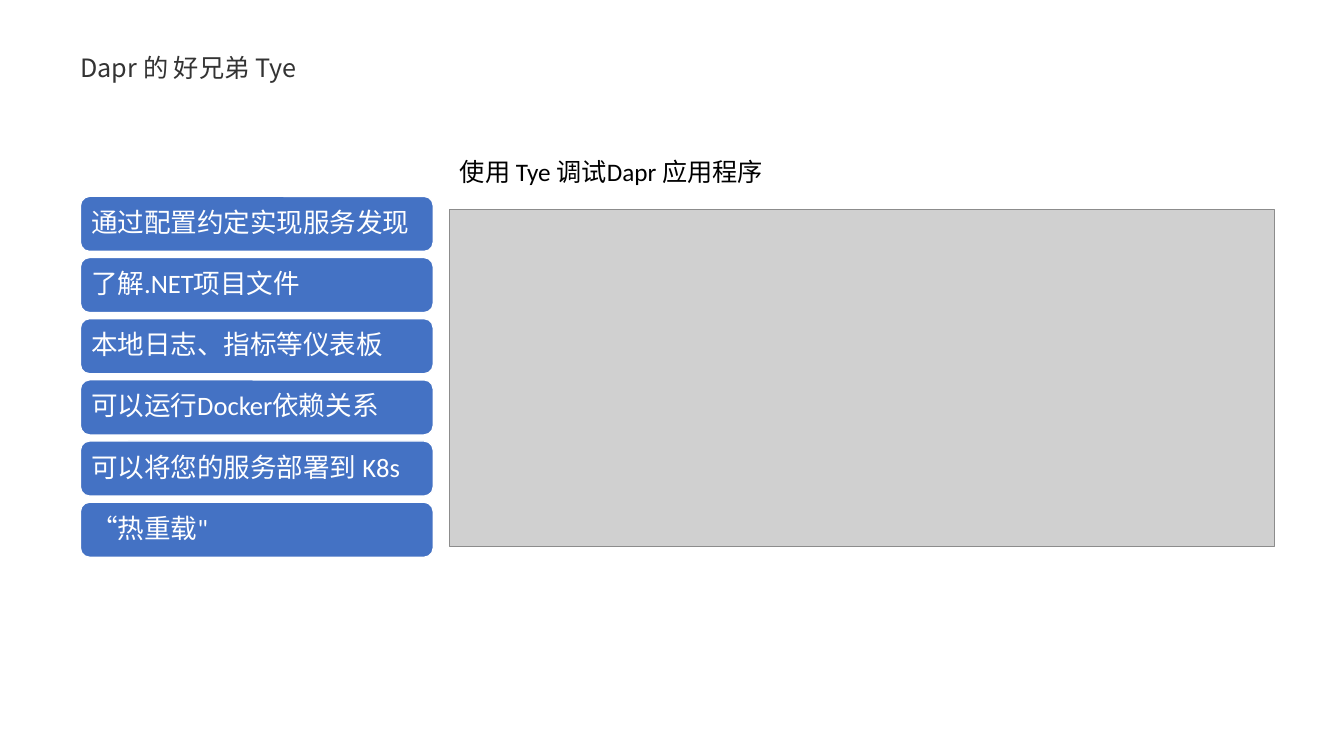
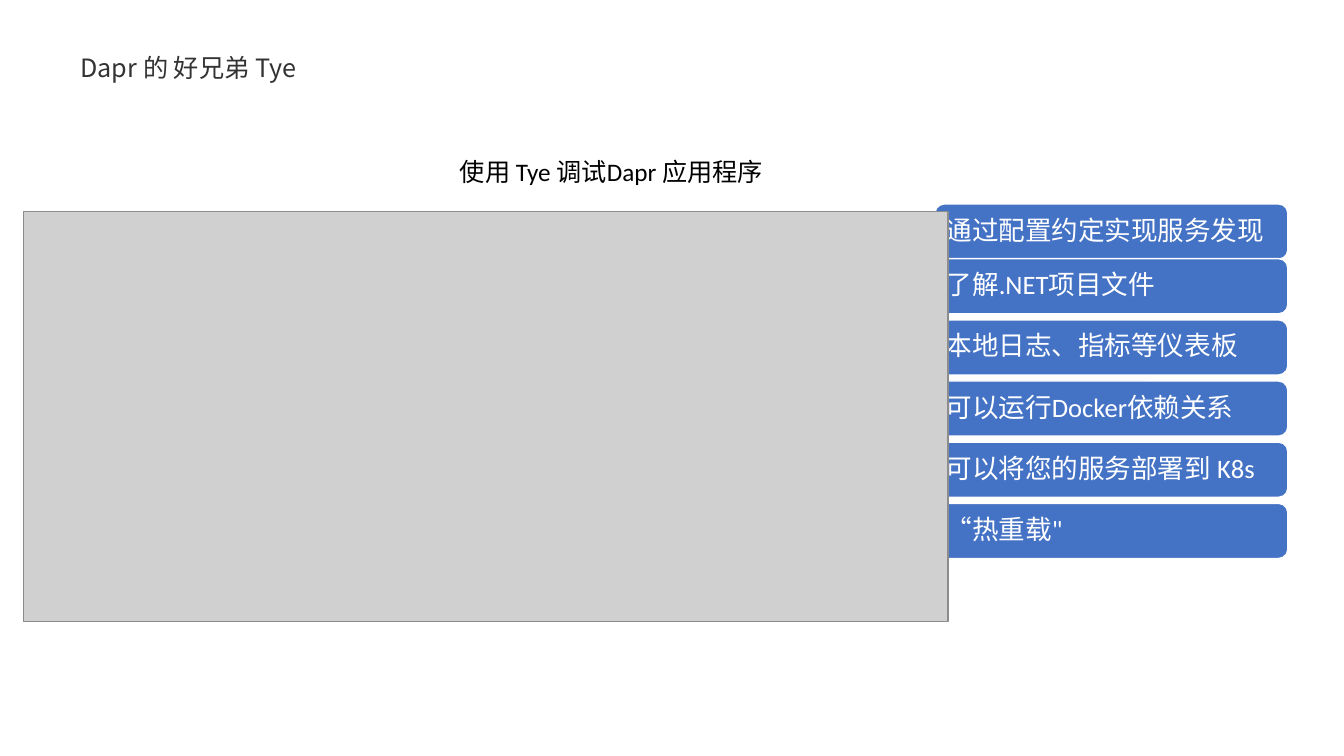
Before and after one commit to geffzhang/TyeDaprDemo, a slide deck: slide 16 of slides.pptx (slide 14 before the commit). Drawn at 1344x756 pixels with LibreOffice and Linux fonts; fonts in the diff are those of the drawing; grey boxes stand for pictures. Boxes give left, top, right and bottom in pixels: in the first picture for what was removed or moved away, otherwise in the second. Text is boxed around its words. In the diff, an @@ line names an element or a change of style, - is before the commit and + after.

```diff
--- a/slides.pptx
+++ b/slides.pptx
@@ rounded rectangle moved from (x1=81, y1=197, x2=434, y2=252) to (x1=936, y1=204, x2=1289, y2=259) @@
@@ text "通过配置约定实现服务发现" rewrapped from (x1=91, y1=209, x2=409, y2=234) to (x1=946, y1=212, x2=1264, y2=247) @@
@@ picture added at (x1=23, y1=212, x2=949, y2=622) @@
@@ picture removed at (x1=450, y1=210, x2=1274, y2=546) @@
@@ 5 texts, 5 rounded rectangles moved together from (x1=81, y1=257, x2=434, y2=558) to (x1=936, y1=259, x2=1289, y2=559) @@
```
Also in this commit, not shown: 2 other slides changed, 2 slides added, 2 other files.
